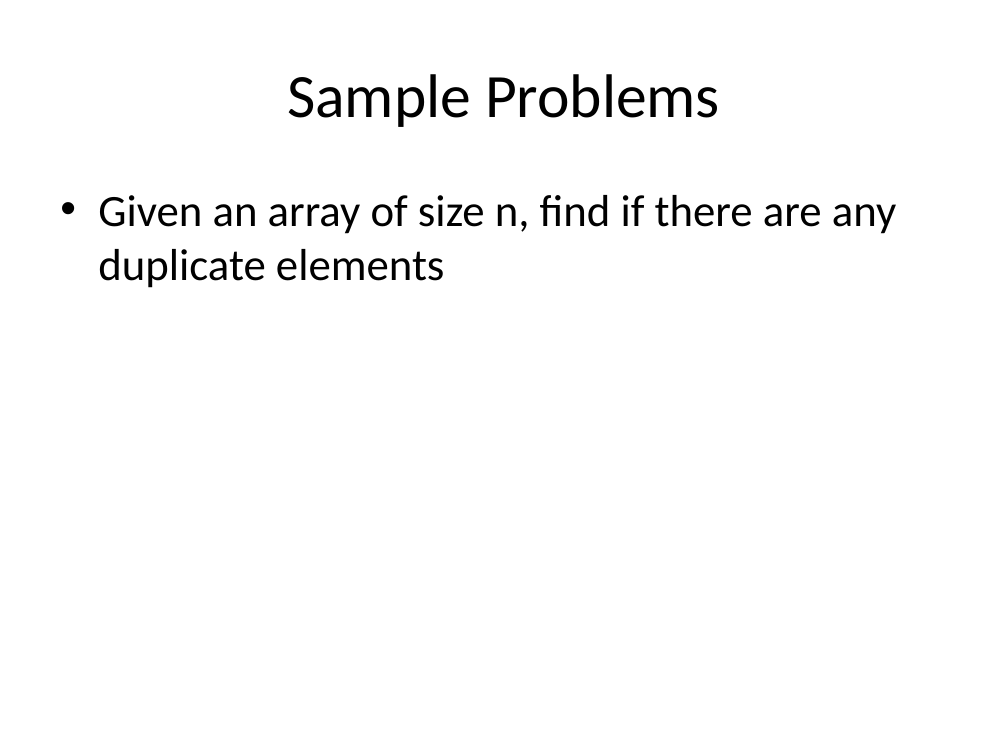
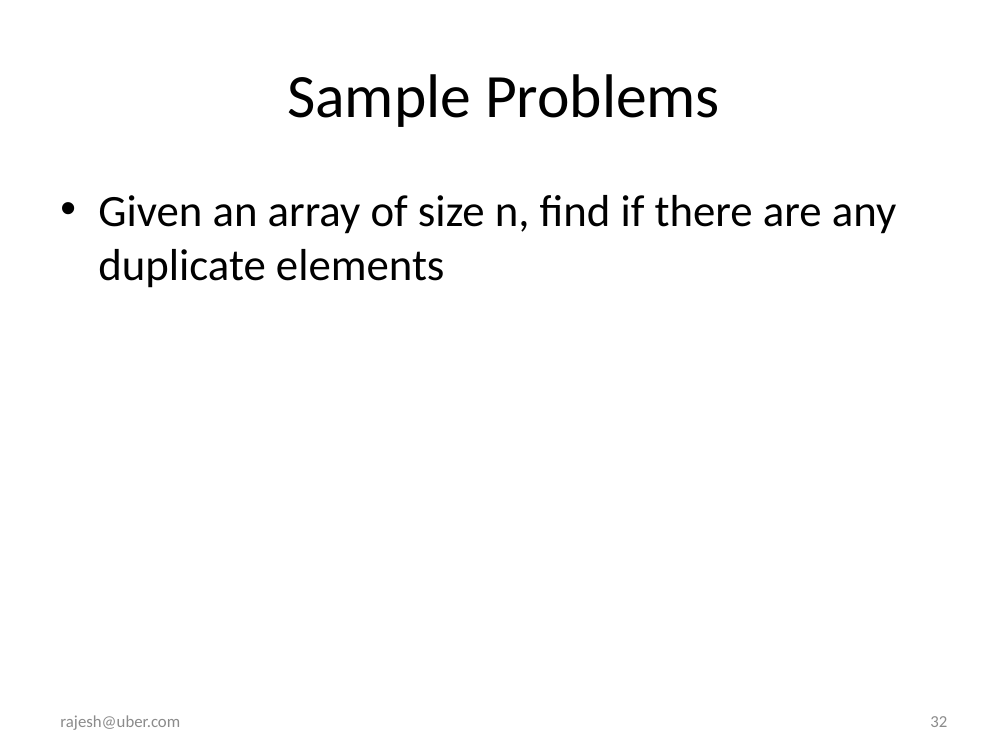
Before and after one commit to rajeshcs/jstalk, a slide deck: slide 32 of JavascriptDS.pptx (slide 28 before the commit). Drawn at 1008x756 pixels with LibreOffice and Linux fonts; fonts in the diff are those of the drawing. Boxes give left, top, right and bottom in pixels: in the first picture for what was removed or moved away, otherwise in the second. Text is boxed around its words. In the diff, an @@ line names an element or a change of style, - is before the commit and + after.

```diff
--- a/JavascriptDS.pptx
+++ b/JavascriptDS.pptx
@@ text added at box(60, 715, 180, 730), 12 pt, text #8C8C8C @@
+rajesh@uber.com
@@ page number added at box(930, 716, 947, 727), 12 pt, text #8C8C8C @@
+32
```
Also in this commit, not shown: 31 other slides changed, 5 slides added, 1 slide removed.
